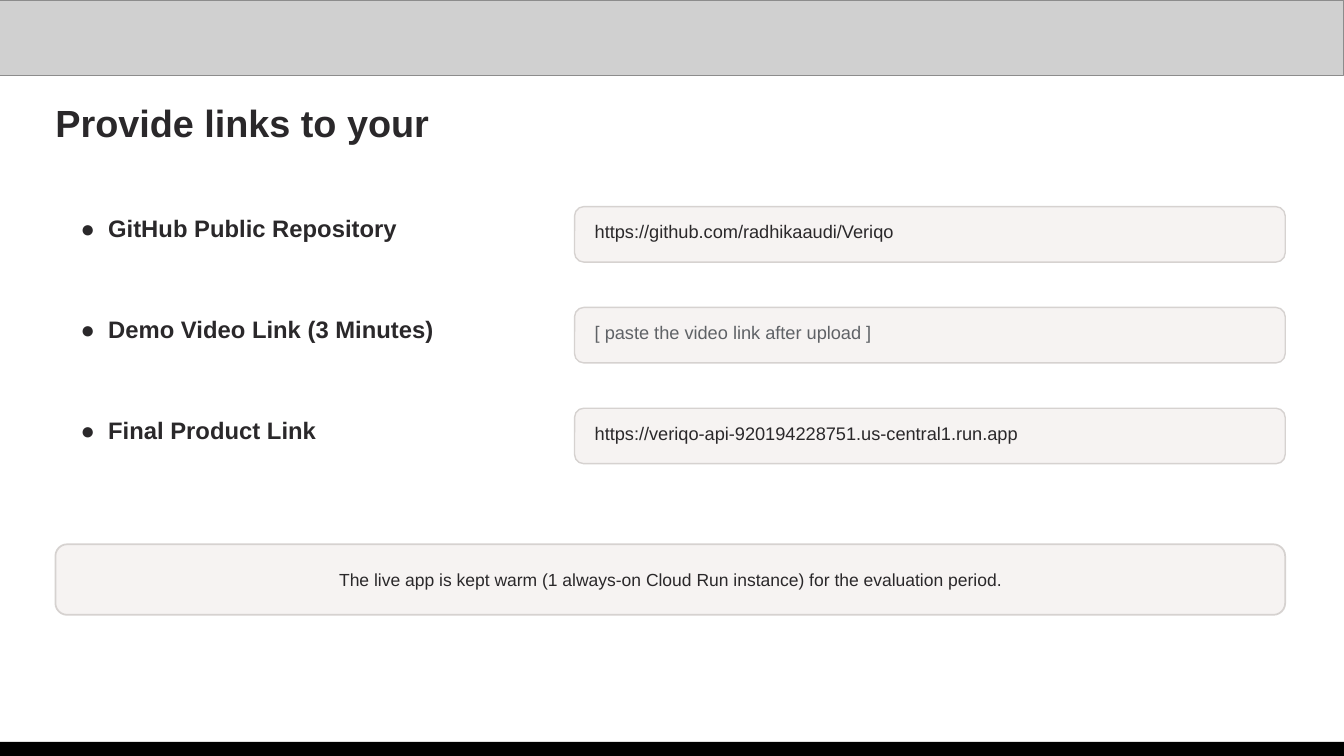
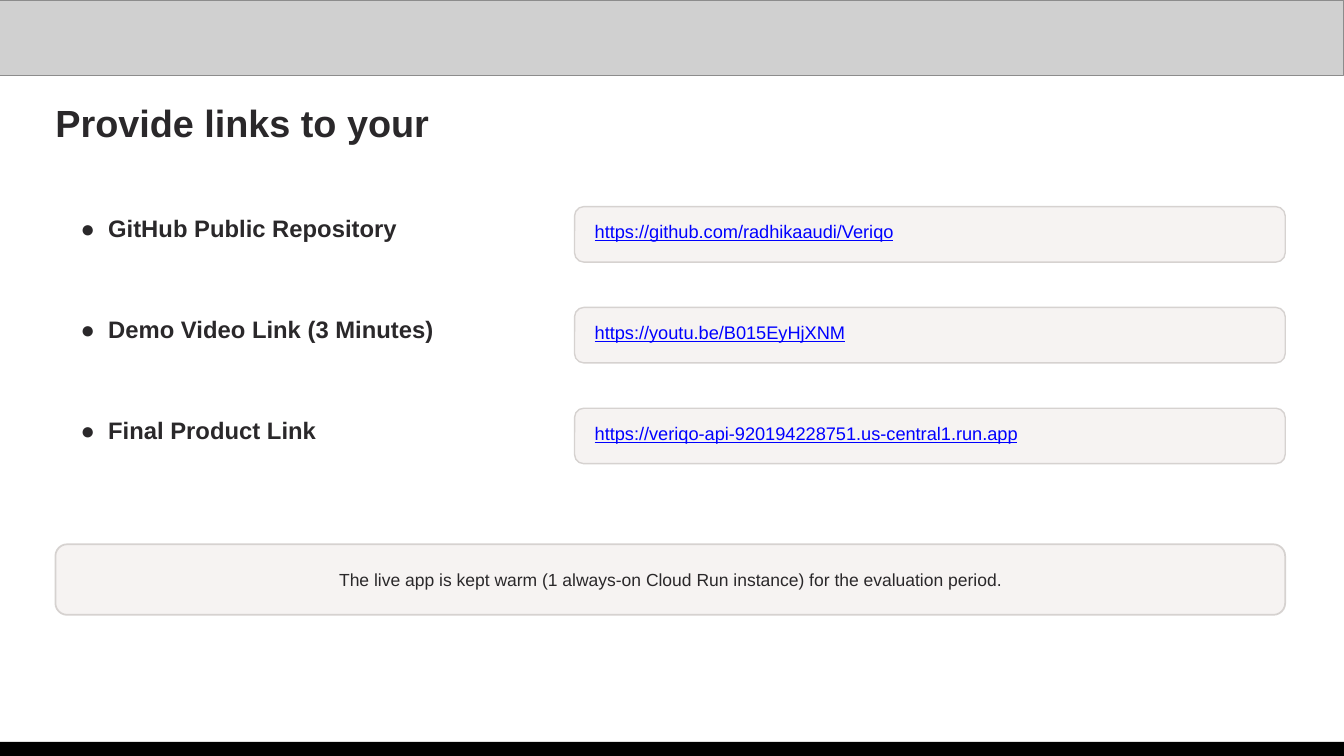
Before and after one commit to radhikaaudi/Veriqo, a slide deck: slide 13 of docs/Veriqo_AI_Builder_Cup_Deck.pptx. Drawn at 1344x756 pixels with LibreOffice and Linux fonts; fonts in the diff are those of the drawing; grey boxes stand for pictures. Boxes give left, top, right and bottom in pixels: in the first picture for what was removed or moved away, otherwise in the second. Text is boxed around its words. In the diff, an @@ line names an element or a change of style, - is before the commit and + after.

Commit message:
final ppt

```diff
--- a/docs/Veriqo_AI_Builder_Cup_Deck.pptx
+++ b/docs/Veriqo_AI_Builder_Cup_Deck.pptx
@@ text "https://github.com/radhikaaudi/Veriqo" at bbox=[595, 224, 894, 242]: text colour #2A282A to #0000FF, underline on @@
@@ text at bbox=[595, 325, 845, 343]: text changed; text colour #5F6266 to #0000FF @@
-[ paste the video link after upload ]
+https://youtu.be/B015EyHjXNM
@@ text "https://veriqo-api-920194228751.us-central1.run.app" at bbox=[595, 426, 1018, 444]: text colour #2A282A to #0000FF, underline on @@
```
Also in this commit, not shown: 3 other files.
